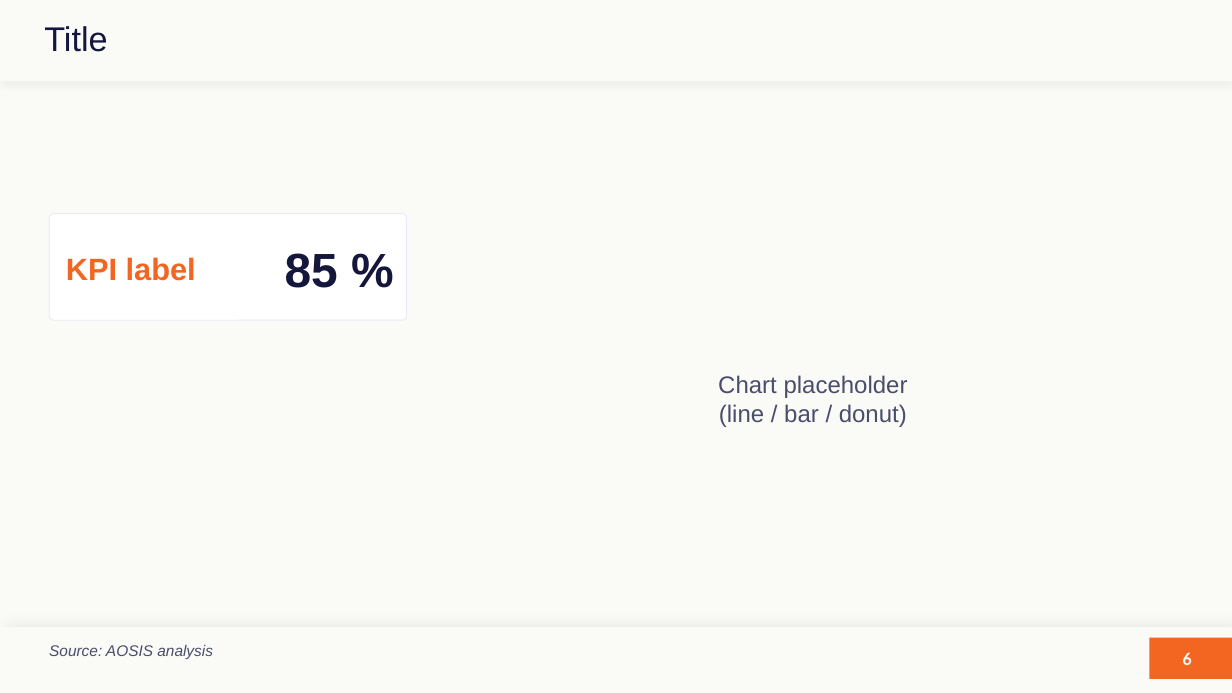
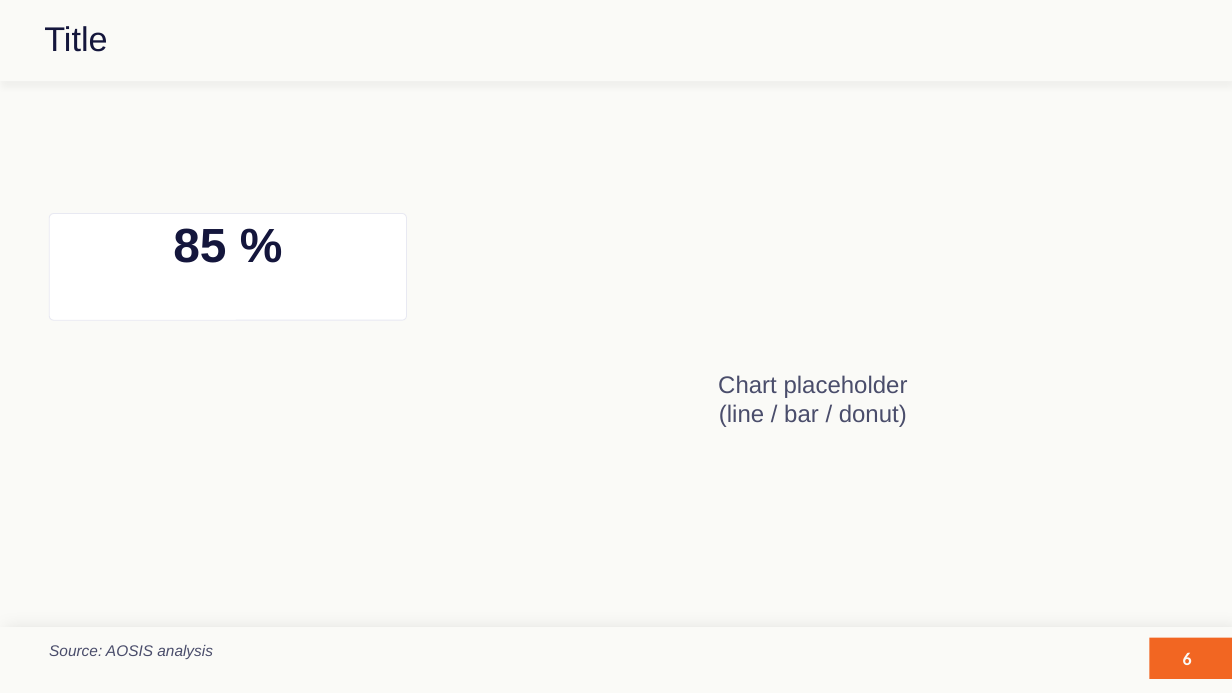
Before and after one commit to floSa/aosis-deck-builder, a slide deck: slide 6 of aosis-deck-builder/assets/AOSIS_template.pptx. Drawn at 1232x693 pixels with LibreOffice and Linux fonts; fonts in the diff are those of the drawing; background and template pictures are left out. Boxes give left, top, right and bottom in pixels: in the first picture for what was removed or moved away, otherwise in the second. Text is boxed around its words. In the diff, an @@ line names an element or a change of style, - is before the commit and + after.

Commit message:
Chantier 21 — kpi_with_chart : refonte horizontal → vertical
The {{KPI_VALUE}} shape in the kpi_with_chart template slide was
1.00" wide × 0.47" tall, placed to the right of {{KPI_LABEL}} (1.64"
wide on the left). With wide-character values like "4.2 M€" or
"5.9 M€", the suffix wrapped to a second line even after Chantier 20
lowered the auto-shrink floor to 14pt.

Refonte the slide in AOSIS_template.pptx so each KPI card stacks
vertically: value on top (full card width 2.90" × 0.48"), label on
bottom (2.90" × 0.35"), 0.04" gap, both centered. Card geometry
unchanged (0.87" tall).

No engine code changes: the existing dimension-aware helpers from
Chantier 19/20 (_compute_max_kpi_font_size + _read_sp_dimensions)
adapt naturally to the new shape size. Long values now render at
30pt single-line on a shape 3× wider — wrap definitively eliminated.

Tests: 77 passed, 1 skipped (+test_kpi_vertical_layout asserting
value.bottom <= label.top per card, same width). Two existing
thresholds updated to match the new shape width (2.90" vs 1.00").

Backups: AOSIS_template.before-chantier21.pptx + template_engine.
before-chantier21.py.

```diff
--- a/aosis-deck-builder/assets/AOSIS_template.pptx
+++ b/aosis-deck-builder/assets/AOSIS_template.pptx
@@ text "85 %": place and size @@
-text "85 %" at <box>285,253,338,288</box>
+text "85 %" at <box>173,228,226,263</box>
@@ text "85 %" at <box>173,228,226,263</box>: alignment left to centre; vertical alignment top to middle @@
@@ text removed at <box>66,257,196,281</box> @@
-KPI label
```
Also in this commit, not shown: 4 other files.
